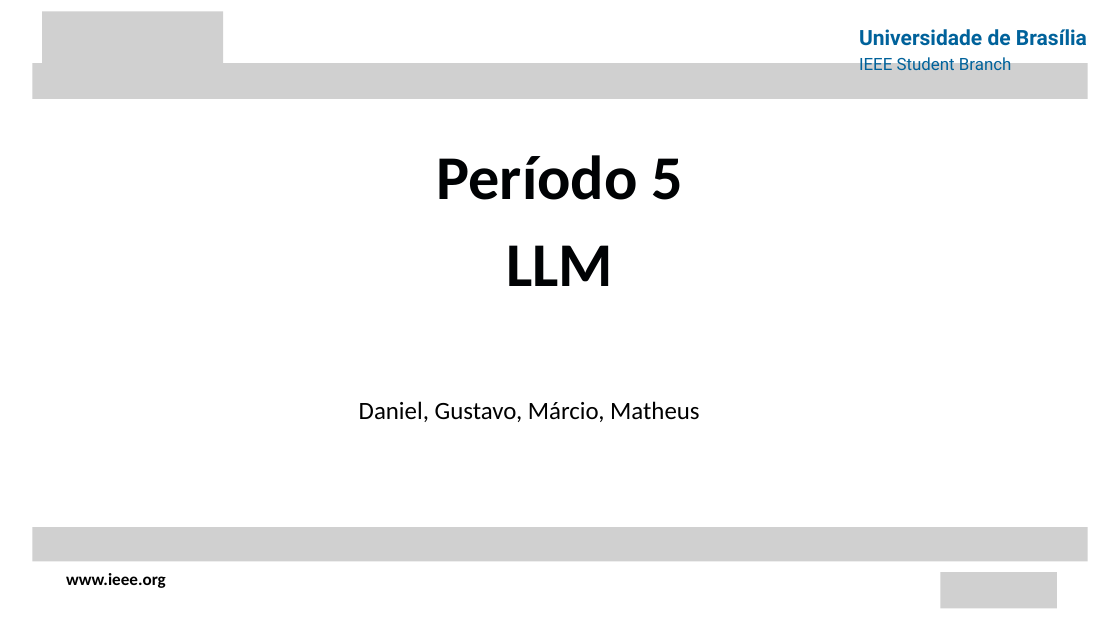
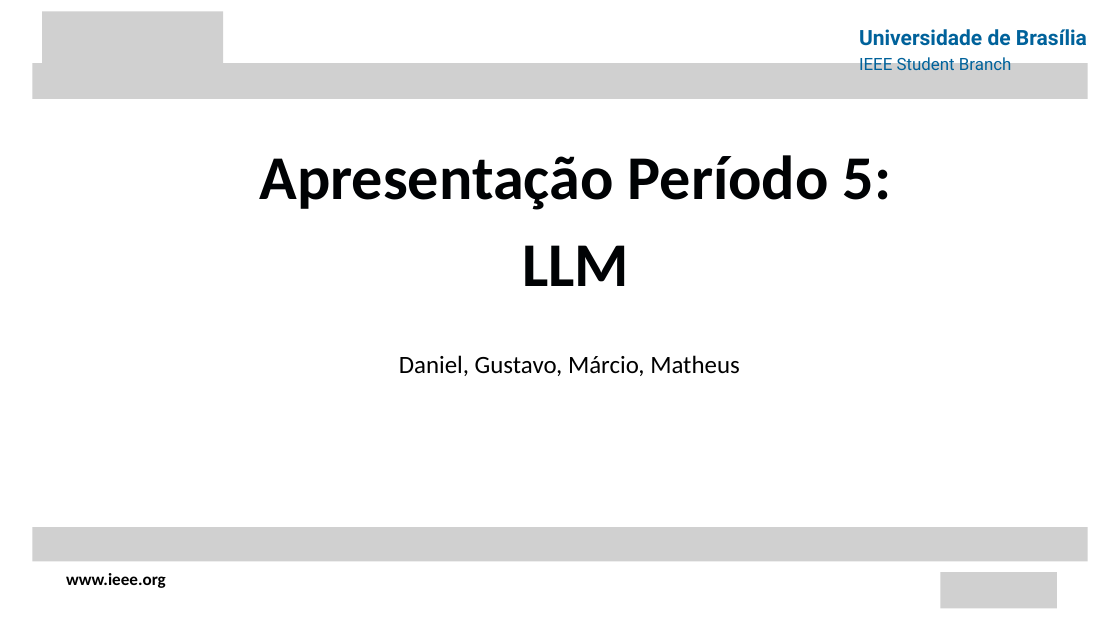
Before and after one commit to gusfring41/Apresentacao-LLM-CIS, a slide deck: slide 1 of apresentacaoLLM.pptx. Drawn at 1120x630 pixels with LibreOffice and Linux fonts; fonts in the diff are those of the drawing; grey boxes stand for pictures. Boxes give left, top, right and bottom in pixels: in the first picture for what was removed or moved away, otherwise in the second. Text is boxed around its words. In the diff, an @@ line names an element or a change of style, - is before the commit and + after.

```diff
--- a/apresentacaoLLM.pptx
+++ b/apresentacaoLLM.pptx
@@ text "Apresentação Período 5:": place and size @@
-text "Apresentação Período 5:" at [437, 155, 682, 286]
+text "Apresentação Período 5:" at [260, 155, 892, 286]
@@ text at [260, 155, 892, 210]: text changed @@
-Período 5
+Apresentação Período 5:
@@ text "Daniel, Gustavo, Márcio, Matheus": place and size @@
-text "Daniel, Gustavo, Márcio, Matheus" at [359, 401, 700, 422]
+text "Daniel, Gustavo, Márcio, Matheus" at [399, 355, 740, 376]
```
Also in this commit, not shown: 7 other slides changed, 1 slide added, 1 other file.
